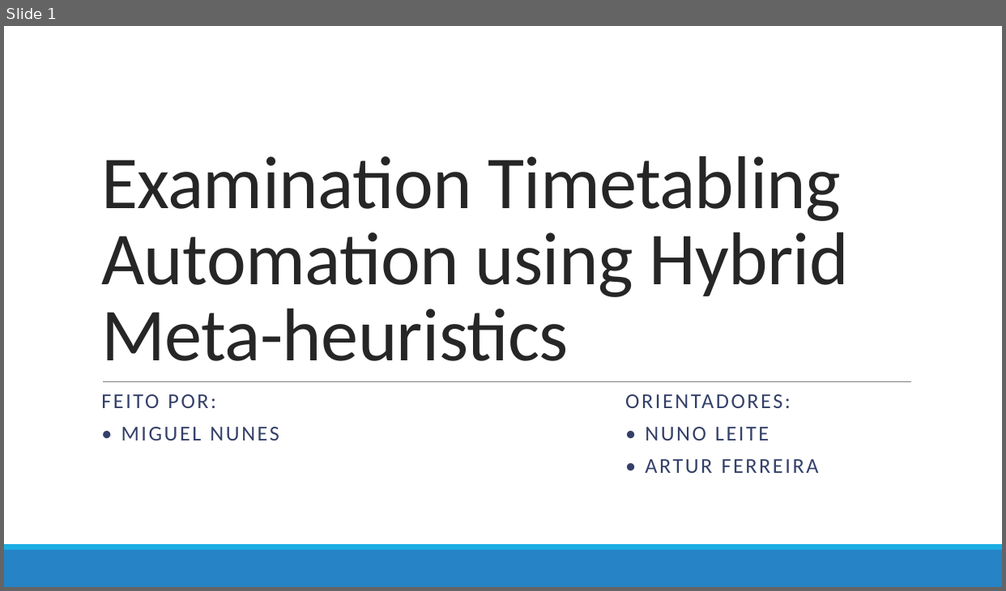
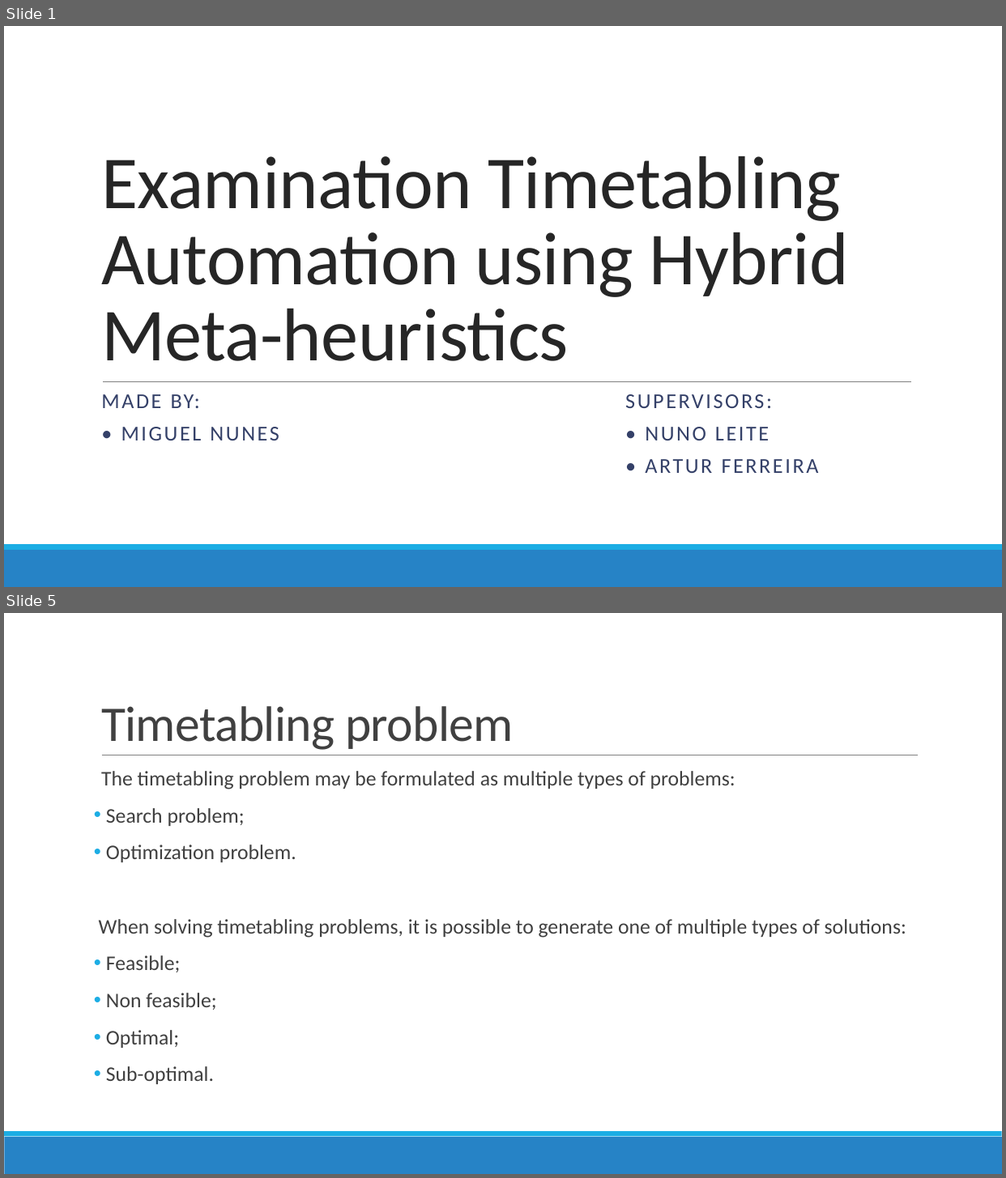
Before and after one commit to devilsdante/isel-examtimetabling-2014-2015, a slide deck: doc/Apresentação Oral/Examination Timetabling Automation using Hybrid Meta-heuristics.pptx. Shown one above the other, each under a label of ours: slide 1 before the commit, slides 1 and 5 after it; the slides between them are not shown. The pictures are 1006x591 and 1006x1178 pixels, drawn with LibreOffice and Linux fonts; fonts in the diff are those of the drawing. Boxes give left, top, right and bottom in pixels: in the first picture for what was removed or moved away, otherwise in the second. Text is boxed around its words. In the diff, an @@ line names an element or a change of style, - is before the commit and + after.

```diff
--- a/doc/Apresentação Oral/Examination Timetabling Automation using Hybrid Meta-heuristics.pptx
+++ b/doc/Apresentação Oral/Examination Timetabling Automation using Hybrid Meta-heuristics.pptx
@@ slide 5 added at <box>4,613,1002,1174</box>, background #FFFFFF; not listed: 2 template elements that a slide beside it also shows @@
@@ title added at <box>101,706,513,750</box>, 48 pt, text #404040 @@
+Timetabling problem
@@ line added from (102, 756) to (918, 756), #808080 0.5 pt @@
@@ text added at <box>99,771,906,1084</box>, 20 pt, text #404040 @@
+  The timetabling problem may be formulated as multiple types of problems:
+• Search problem;
+• Optimization problem.
+When solving timetabling problems, it is possible to generate one of multiple types of solutions:
+• Feasible;
+• Non feasible;
+• Optimal;
+• Sub-optimal.
@@ slide 1 changed as well @@
@@ subtitle at <box>101,395,772,408</box>: text changed @@
-FEITO POR: ORIENTADORES:
+MADE BY: SUPERVISORS:
```
Also in this commit, not shown: 2 other slides changed, 8 other slides added, 2 slides removed.
